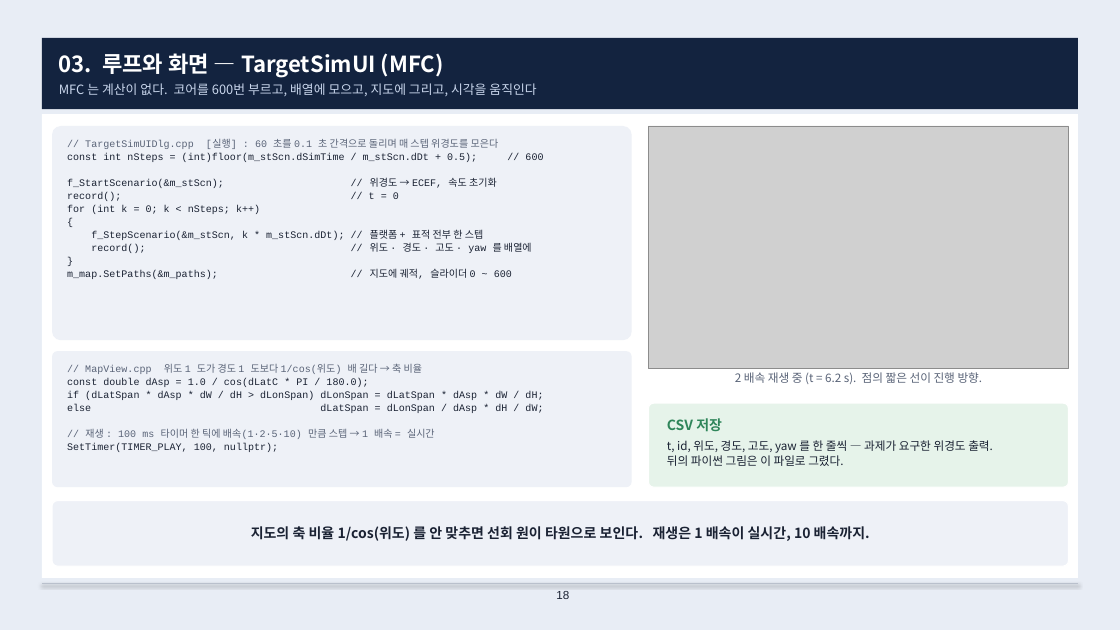
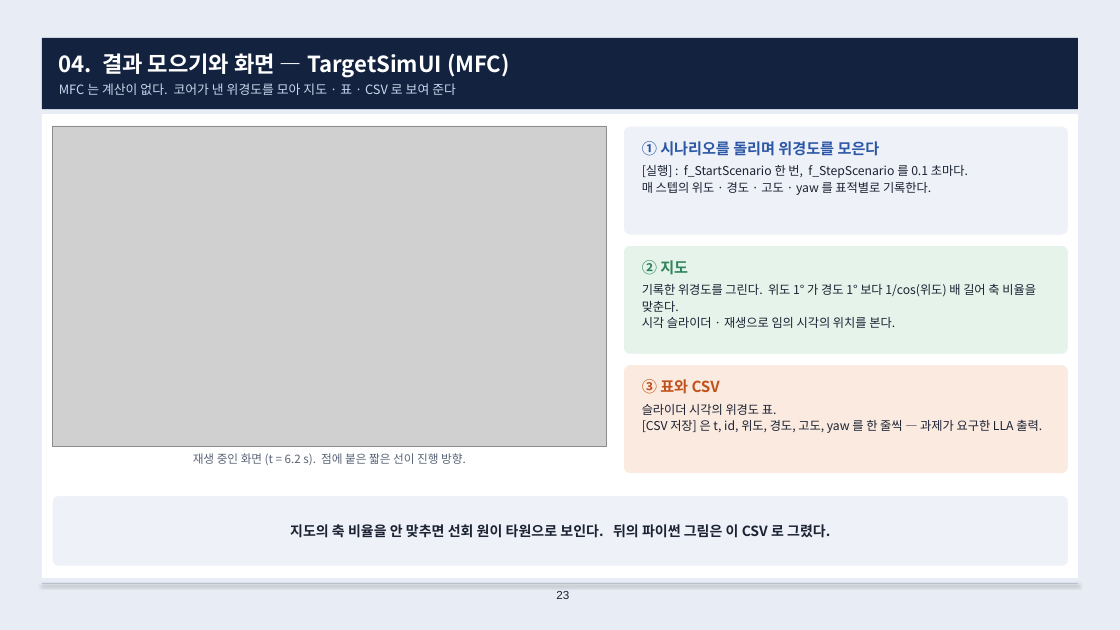
Before and after one commit to harley-hwan/radar-sw-study, a slide deck: slide 23 of Part3_TargetSim/ref/산출물/Chapter3_target_simulation.pptx (slide 18 before the commit). Drawn at 1120x630 pixels with LibreOffice and Linux fonts; fonts in the diff are those of the drawing; grey boxes stand for pictures. Boxes give left, top, right and bottom in pixels: in the first picture for what was removed or moved away, otherwise in the second. Text is boxed around its words. In the diff, an @@ line names an element or a change of style, - is before the commit and + after.

```diff
--- a/Part3_TargetSim/ref/산출물/Chapter3_target_simulation.pptx
+++ b/Part3_TargetSim/ref/산출물/Chapter3_target_simulation.pptx
@@ text at <box>59,53,510,95</box>: text changed @@
-03. 루프와 화면 — TargetSimUI (MFC)
-MFC 는 계산이 없다. 코어를 600번 부르고, 배열에 모으고, 지도에 그리고, 시각을 움직인다
+04. 결과 모으기와 화면 — TargetSimUI (MFC)
+MFC 는 계산이 없다. 코어가 낸 위경도를 모아 지도 · 표 · CSV 로 보여 준다
@@ picture: place and size @@
-picture at <box>649,126,1069,369</box>
+picture at <box>52,126,607,446</box>
@@ rounded rectangle removed at <box>52,126,632,340</box> @@
@@ text removed at <box>67,139,543,279</box> @@
-// TargetSimUIDlg.cpp [실행] : 60 초를 0.1 초 간격으로 돌리며 매 스텝 위경도를 모은다
-const int nSteps = (int)floor(m_stScn.dSimTime / m_stScn.dDt + 0.5); // 600
-f_StartScenario(&m_stScn); // 위경도 → ECEF, 속도 초기화
-record(); // t = 0
-for (int k = 0; k < nSteps; k++)
-{
-f_StepScenario(&m_stScn, k * m_stScn.dDt); // 플랫폼 + 표적 전부 한 스텝
-record(); // 위도 · 경도 · 고도 · yaw 를 배열에
-}
-m_map.SetPaths(&m_paths); // 지도에 궤적, 슬라이더 0 ~ 600
@@ rounded rectangle: place and size @@
-rounded rectangle at <box>52,351,632,487</box>
+rounded rectangle at <box>623,126,1069,235</box>
@@ rounded rectangle at <box>623,126,1069,235</box>: outline none to #FFFFFF 1 pt; proportions changed @@
@@ text at <box>642,141,968,195</box>: text changed; size 8.6 to 10.5 pt; font Courier New to Noto Sans CJK KR @@
-// MapView.cpp 위도 1 도가 경도 1 도보다 1/cos(위도) 배 길다 → 축 비율
-const double dAsp = 1.0 / cos(dLatC * PI / 180.0);
-if (dLatSpan * dAsp * dW / dH > dLonSpan) dLonSpan = dLatSpan * dAsp * dW / dH;
-else dLatSpan = dLonSpan / dAsp * dH / dW;
-// 재생 : 100 ms 타이머 한 틱에 배속(1·2·5·10) 만큼 스텝 → 1 배속 = 실시간
-SetTimer(TIMER_PLAY, 100, nullptr);
+① 시나리오를 돌리며 위경도를 모은다
+[실행] : f_StartScenario 한 번, f_StepScenario 를 0.1 초마다.
+매 스텝의 위도 · 경도 · 고도 · yaw 를 표적별로 기록한다.
@@ rounded rectangle added at <box>623,245,1069,355</box>, fill #E6F3EA, outline #FFFFFF 1 pt @@
@@ text at <box>642,260,1036,328</box>: text changed; size 10 to 10.5 pt; text colour #5A6478 to #1A2233 @@
-2 배속 재생 중 (t = 6.2 s). 점의 짧은 선이 진행 방향.
+② 지도
+기록한 위경도를 그린다. 위도 1° 가 경도 1° 보다 1/cos(위도) 배 길어 축 비율을 맞춘다.
+시각 슬라이더 · 재생으로 임의 시각의 위치를 본다.
@@ rounded rectangle: place and size @@
-rounded rectangle at <box>649,403,1069,487</box>
+rounded rectangle at <box>623,365,1069,474</box>
@@ rounded rectangle at <box>623,365,1069,474</box>: fill #E6F3EA to #FBEADF @@
@@ text at <box>642,379,1042,433</box>: text changed; size 10 to 10.5 pt @@
-CSV 저장
-t, id, 위도, 경도, 고도, yaw 를 한 줄씩 — 과제가 요구한 위경도 출력.
-뒤의 파이썬 그림은 이 파일로 그렸다.
+③ 표와 CSV
+슬라이더 시각의 위경도 표.
+[CSV 저장] 은 t, id, 위도, 경도, 고도, yaw 를 한 줄씩 — 과제가 요구한 LLA 출력.
@@ text added at <box>193,453,466,465</box>, 10 pt, text #5A6478 @@
+재생 중인 화면 (t = 6.2 s). 점에 붙은 짧은 선이 진행 방향.
@@ rounded rectangle: place and size @@
-rounded rectangle at <box>52,501,1069,566</box>
+rounded rectangle at <box>52,496,1069,566</box>
@@ text at <box>290,524,830,538</box>: text changed @@
-지도의 축 비율 1/cos(위도) 를 안 맞추면 선회 원이 타원으로 보인다. 재생은 1 배속이 실시간, 10 배속까지.
+지도의 축 비율을 안 맞추면 선회 원이 타원으로 보인다. 뒤의 파이썬 그림은 이 CSV 로 그렸다.
@@ page number at <box>556,591,569,599</box>: text changed @@
-18
+23
```
Also in this commit, not shown: 19 other slides changed, 9 slides added, 7 slides removed, 9 other files.
